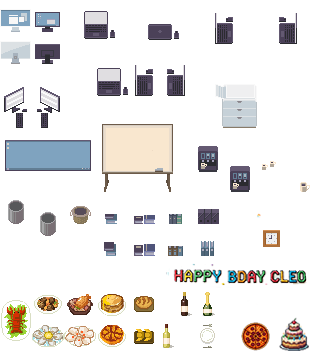
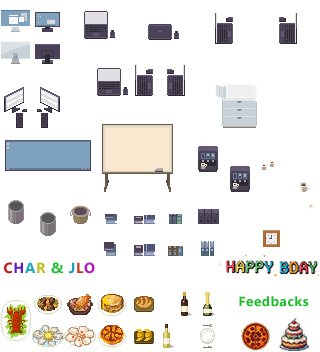
Two versions of the same layered image (320 x 352). Layer-by-layer changes:
added layer "Feedbacks" above "CHAR & JLO" over [left=239, top=296, right=309, bottom=307]
added layer "CHAR & JLO" above "Gemini_Generated_Image_pj2mukpj2mukpj2m copy" over [left=4, top=262, right=95, bottom=274]
painted on "Gemini_Generated_Image_pj2mukpj2mukpj2m copy" over [left=152, top=141, right=320, bottom=288]
